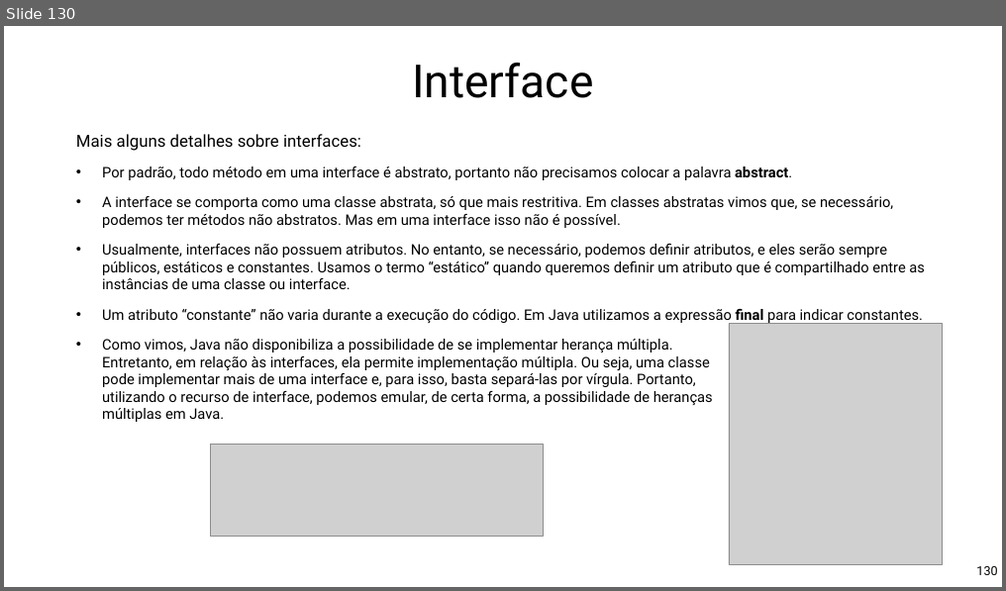
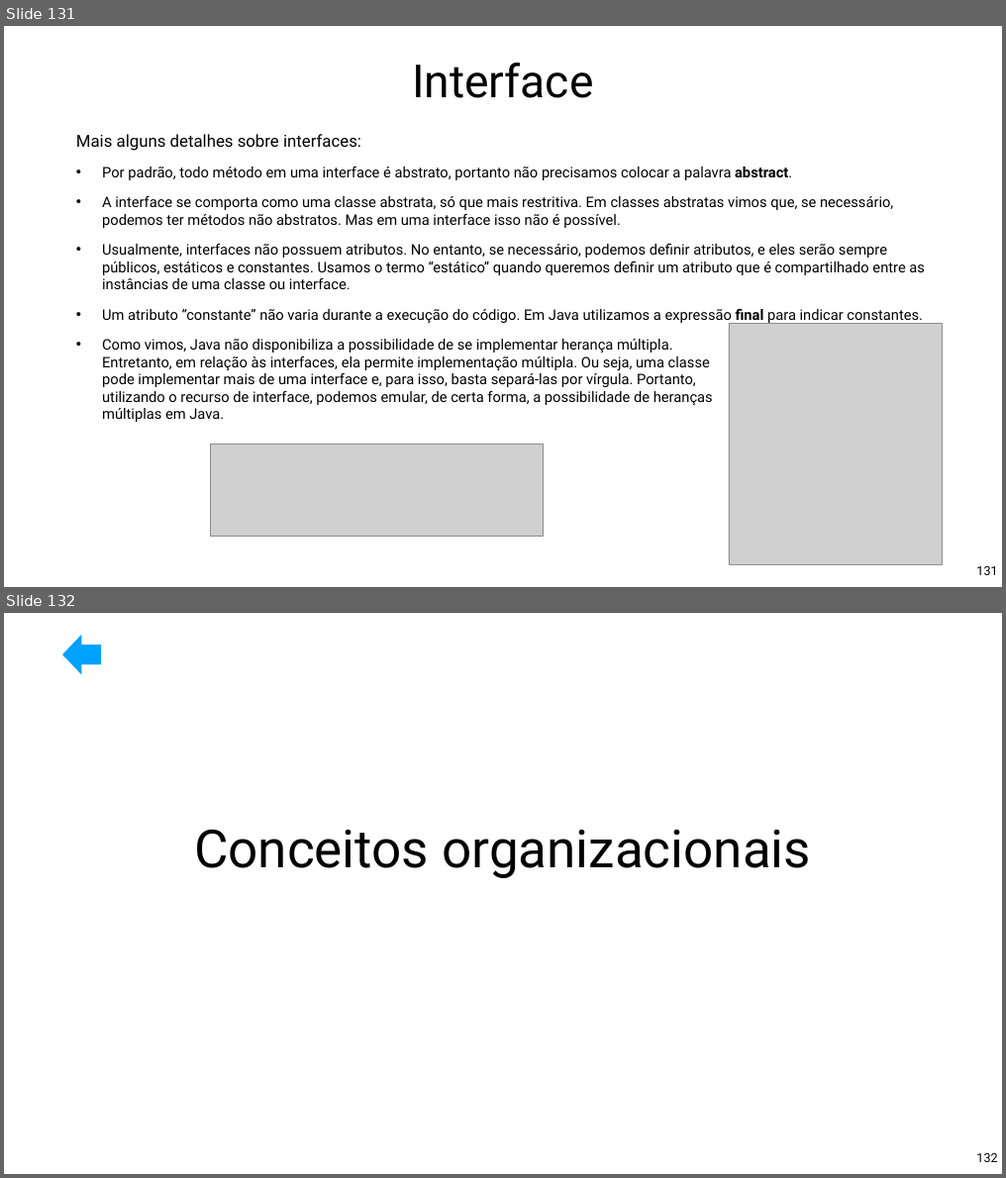
Before and after one commit to Pedrorocha13/2021.1-progoo, a slide deck: materiais/slides.pptx. Shown one above the other, each under a label of ours: slide 130 before the commit, slides 131 and 132 after it. The pictures are 1006x591 and 1006x1178 pixels, drawn with LibreOffice and Linux fonts; fonts in the diff are those of the drawing; grey boxes stand for pictures; background and template pictures are left out. Boxes give left, top, right and bottom in pixels: in the first picture for what was removed or moved away, otherwise in the second. Text is boxed around its words. In the diff, an @@ line names an element or a change of style, - is before the commit and + after.

```diff
--- a/materiais/slides.pptx
+++ b/materiais/slides.pptx
@@ slide 132 added at box(4, 613, 1002, 1174), background picture (left out) @@
@@ left arrow added at box(62, 635, 101, 674), fill #00A2FF @@
@@ title added at box(194, 829, 811, 878), 101 pt, text #000000 @@
+Conceitos organizacionais
@@ page number added at box(976, 1154, 997, 1162), 24 pt, text #000000 @@
+132
@@ what was slide 130 is now slide 131 @@
@@ page number at box(976, 567, 997, 575): text changed @@
-130
+131
```
Also in this commit, not shown: 17 other slides added, 51 other files.
